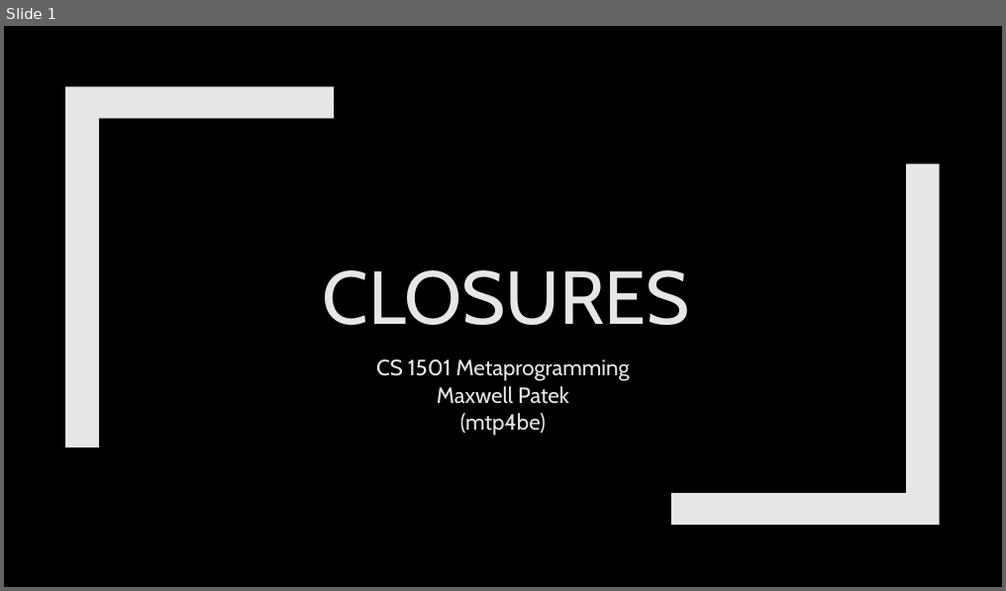
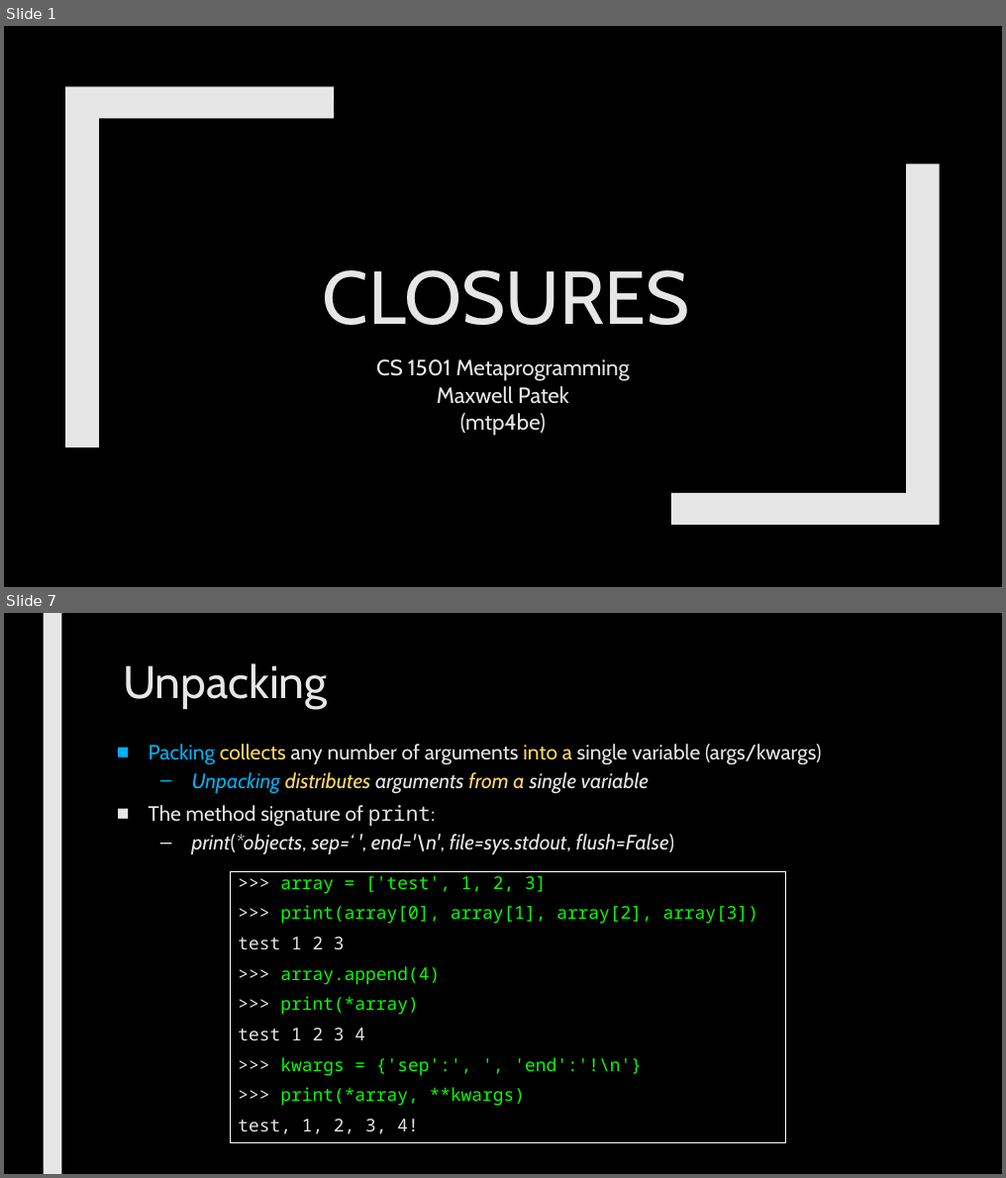
Before and after one commit to max7patek/metaprogramming, a slide deck: slides/03-Closures.pptx. Shown one above the other, each under a label of ours: slide 1 before the commit, slides 1 and 7 after it; the slides between them are not shown. The pictures are 1006x591 and 1006x1178 pixels, drawn with LibreOffice and Linux fonts; fonts in the diff are those of the drawing. Boxes give left, top, right and bottom in pixels: in the first picture for what was removed or moved away, otherwise in the second. Text is boxed around its words. In the diff, an @@ line names an element or a change of style, - is before the commit and + after.

```diff
--- a/slides/03-Closures.pptx
+++ b/slides/03-Closures.pptx
@@ slide 7 added at [4, 613, 1002, 1174], background #000000 @@
@@ rectangle added at [43, 613, 61, 1174], fill #E7E6E6 @@
@@ title added at [123, 663, 328, 709], 44 pt, text #E7E6E6 @@
+Unpacking
@@ text added at [149, 744, 821, 855], 20 pt, text #E7E6E6, italic @@
+■ Packing collects any number of arguments into a single variable (args/kwargs)
+  – Unpacking distributes arguments from a single variable
+■ The method signature of print:
+  – print(*objects, sep=‘ ', end='\n', file=sys.stdout, flush=False)
@@ rectangle added at [231, 871, 786, 1143], outline #FFFFFF 0.75 pt, 17 pt, text #05FF00 @@
+>>> array = ['test', 1, 2, 3]
+>>> print(array[0], array[1], array[2], array[3])
+test 1 2 3
+>>> array.append(4)
+>>> print(*array)
+test 1 2 3 4
+>>> kwargs = {'sep':', ', 'end':'!\n'}
+>>> print(*array, **kwargs)
+test, 1, 2, 3, 4!
```
Also in this commit, not shown: 2 slides changed, 9 other slides added, 5 slides removed.
